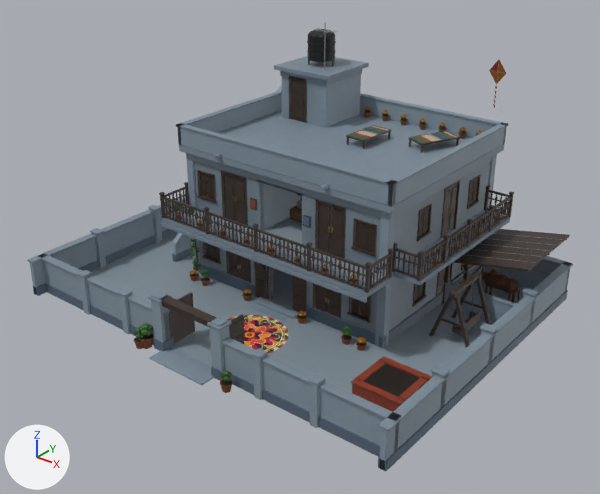
What one commit did to the glTF model public/assets/models/house_compound.glb.
Rendered twice from a camera (50 mm lens) standing at (19.8, -24.6, 17.7) and looking at (0.6, -0.7, 2.8). Lighting does not change. The marker at lower left points along +X, +Y and +Z. The older version comes first. Where no turn or scale is listed for an object, it has been applied to the vertices. Vertices at exactly the same position are counted once.

The first picture shows 'hb_brick', 'hb_main', 'hb_props', 'rangoli'.
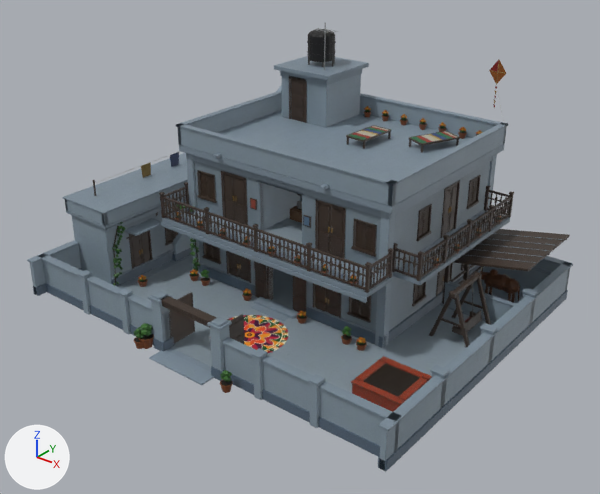
Where the newer file only moved an object's origin or applied its transform, the numbers keep the older frame.

What differs and where, as boxes (x1, y1, x2, y2) in the pictures (600 x 494 px):
```json
{"object": "hb_props", "change": "reshaped, moved", "before": [134, 22, 520, 396], "after": [96, 22, 520, 396]}
{"part": 1, "of": "me_wall_s", "change": "added", "after": [129, 230, 153, 269]}
{"part": 2, "of": "me_wall_s", "change": "added", "after": [143, 253, 149, 263]}
{"part": 3, "of": "me_wall_s", "change": "added", "after": [141, 232, 148, 252]}
{"part": 4, "of": "me_wall_s", "change": "added", "after": [134, 257, 140, 267]}
{"part": 5, "of": "me_wall_s", "change": "added", "after": [131, 235, 139, 256]}
{"part": 6, "of": "me_wall_s", "change": "built on", "before": [176, 95, 507, 297], "after": [63, 95, 508, 304]}
{"part": 7, "of": "me_wall_s", "change": "surface changed", "before": [72, 149, 197, 295], "after": [72, 149, 197, 295]}
{"part": 8, "of": "me_pull", "change": "built on", "before": [134, 86, 502, 387], "after": [96, 85, 504, 388]}
```

The change, as JSON lines over the scene's bpy script:
```json
{"block": "me_wall_s", "where": "# used by ob_hb_main; location = (0.0, 0.1, 4.28)"}
{"op": "remove", "block": "me_wall_s", "code": "me_wall_s.from_pydata(...)  # 14551 vertices, 25998 faces; spans x -9.2..9.2, y -7.4..7.4, z -4.3..4.3"}
{"op": "add", "block": "me_wall_s", "code": "me_wall_s.from_pydata(...)  # 16927 vertices, 30382 faces; spans x -9.3..9.2, y -7.4..7.4, z -4.3..4.3"}
{"block": "me_wall_s", "change": "me_wall_s part 1: the loose piece of 142 vertices spanning x 5.0..5.1, y 2.8..4.0, z -4.3..-2.0 is copied, and the copy is moved by (-11.9, -6.3, 0.0); it spans x -6.9..-6.8, y -3.5..-2.3, z -4.3..-2.0"}
{"block": "me_wall_s", "change": "me_wall_s part 2: the loose piece of 32 vertices spanning x -9.1..-8.7, y -3.8..-3.4, z -4.3..-2.5 is copied, and the copy is scaled about its middle by (0.0477, 1.04, 0.46), then moved by (2.1, 1.0, -0.4); it spans x -6.8, y -2.8..-2.5, z -4.2..-3.3"}
{"block": "me_wall_s", "change": "me_wall_s part 3: the loose piece of 32 vertices spanning x -9.1..-8.7, y -3.8..-3.4, z -4.3..-2.5 is copied, and the copy is scaled about its middle by (0.0477, 1.04, 0.561), then moved by (2.1, 1.0, 0.7); it spans x -6.8, y -2.8..-2.5, z -3.2..-2.2"}
{"block": "me_wall_s", "change": "me_wall_s part 4: the loose piece of 32 vertices spanning x -9.1..-8.7, y -3.8..-3.4, z -4.3..-2.5 is copied, and the copy is scaled about its middle by (0.0477, 1.04, 0.46), then moved by (2.1, 0.4, -0.4); it spans x -6.8, y -3.3..-3.0, z -4.2..-3.3"}
{"block": "me_wall_s", "change": "me_wall_s part 5: the loose piece of 32 vertices spanning x -9.1..-8.7, y -3.8..-3.4, z -4.3..-2.5 is copied, and the copy is scaled about its middle by (0.0477, 1.04, 0.561), then moved by (2.1, 0.4, 0.7); it spans x -6.8, y -3.3..-3.0, z -3.2..-2.2"}
{"block": "me_wall_s", "change": "me_wall_s part 6: 94 vertices moved within x -5.4..5.4, y -1.5..7.3, z -4.3..2.7; 134 vertices removed from x -5.4..5.5, y -2.8..7.1, z -4.3..2.7; 1484 vertices added at x -9.3..5.4, y -4.9..7.1, z -4.3..2.7"}
{"block": "me_wall_s", "change": "me_wall_s part 7: 16810 kept faces spanning x -9.2..9.2, y -7.4..7.4, z -4.3..4.3 get new texture (UV) coordinates"}
{"block": "me_wall_s", "change": "other edits to the shape of me_wall_s do not show in these pictures"}
{"block": "me_pull", "where": "# used by ob_hb_props; location = (0.06, 0.36, 5.3)"}
{"op": "remove", "block": "me_pull", "code": "me_pull.from_pydata(...)  # 8770 vertices, 15032 faces; spans x -8.7..8.7, y -7.5..7.5, z -5.4..5.4"}
{"op": "add", "block": "me_pull", "code": "me_pull.from_pydata(...)  # 10846 vertices, 18540 faces; spans x -8.7..8.7, y -7.5..7.5, z -5.4..5.4"}
{"block": "me_pull", "change": "me_pull part 8: 482 vertices moved within x -8.5..8.5, y -7.4..6.6, z -5.2..1.5; 798 vertices removed from x -8.7..8.6, y -7.5..7.5, z -5.3..3.1; 2466 vertices added at x -8.7..8.6, y -7.5..7.5, z -5.4..3.2"}
{"block": "me_pull", "change": "other edits to the shape of me_pull do not show in these pictures"}
{"op": "set", "path": "ob_hb_props.location", "old": "(0.06, 0.36, 5.3)", "new": "(0.06, 0.36, 5.29)"}
```
